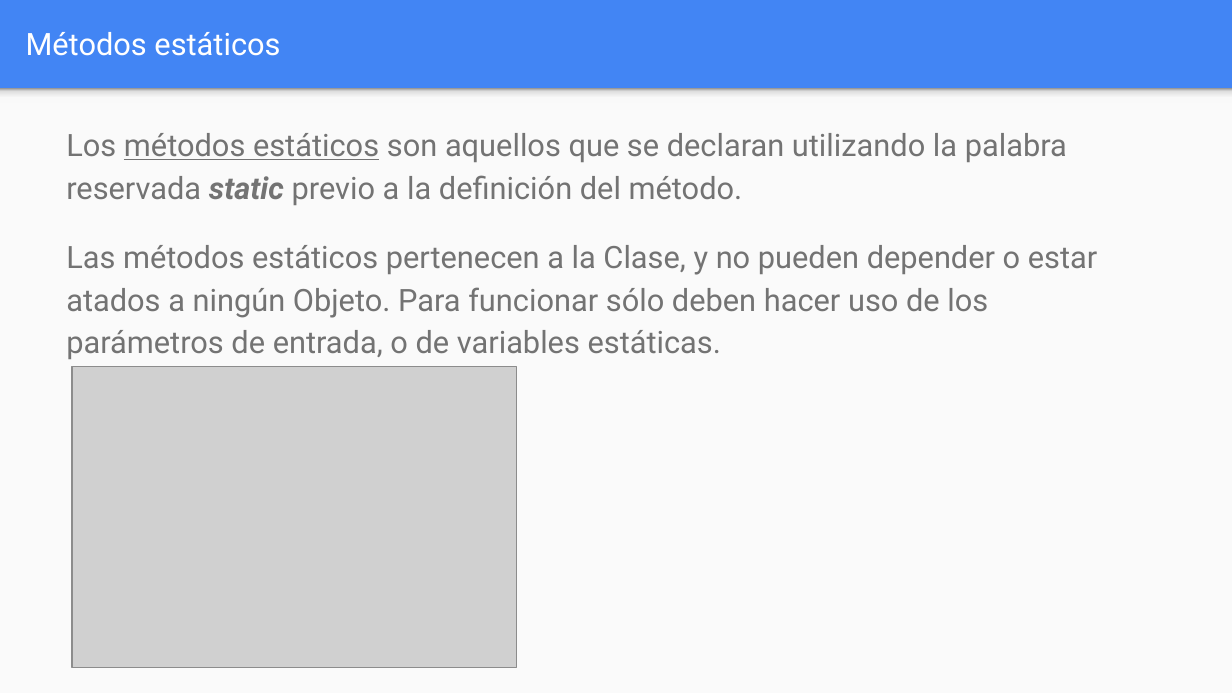
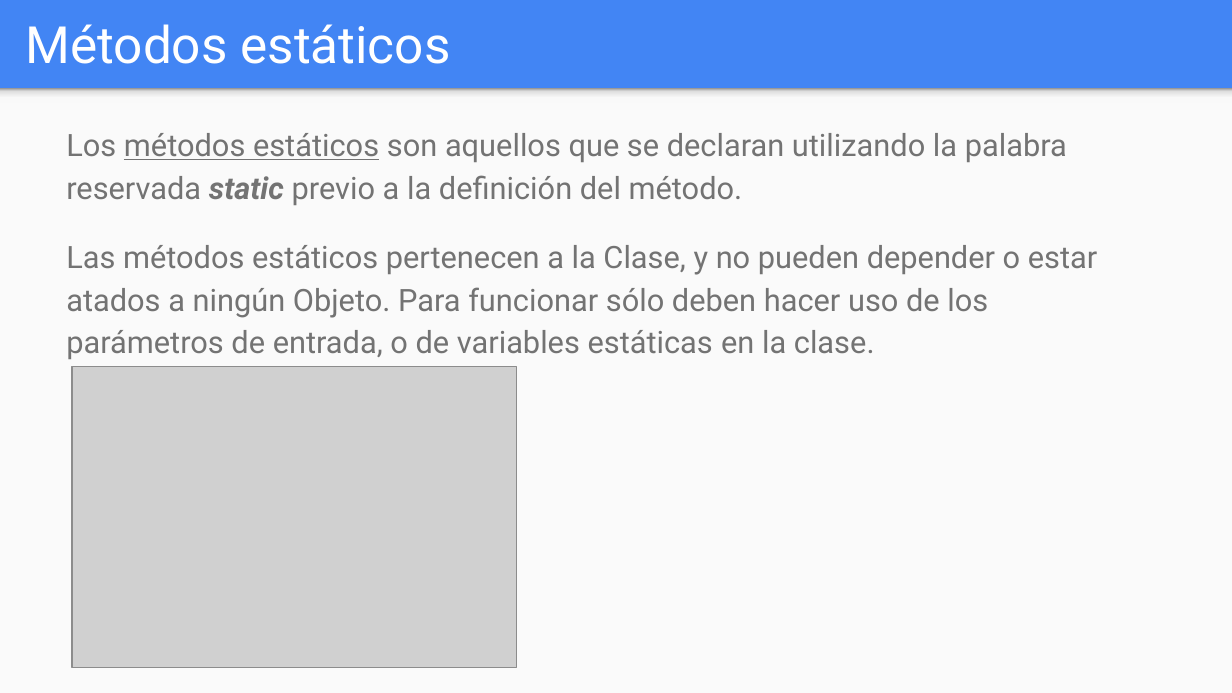
Before and after one commit to OMardil/INFO2, a slide deck: slide 12 of MOD06_Variables_y_metodos_estaticos/01 Presentacion/INFO2_MOD06-Variables_y_metodos_estaticos.pptx (slide 8 before the commit). Drawn at 1232x693 pixels with LibreOffice and Linux fonts; fonts in the diff are those of the drawing; grey boxes stand for pictures. Boxes give left, top, right and bottom in pixels: in the first picture for what was removed or moved away, otherwise in the second. Text is boxed around its words. In the diff, an @@ line names an element or a change of style, - is before the commit and + after.

```diff
--- a/MOD06_Variables_y_metodos_estaticos/01 Presentacion/INFO2_MOD06-Variables_y_metodos_estaticos.pptx
+++ b/MOD06_Variables_y_metodos_estaticos/01 Presentacion/INFO2_MOD06-Variables_y_metodos_estaticos.pptx
@@ title "Métodos estáticos" at [26,24,450,64]: size 18 to 30 pt @@
@@ text at [66,245,1097,359]: text changed @@
-Las métodos estáticos pertenecen a la Clase, y no pueden depender o estar atados a ningún Objeto. Para funcionar sólo deben hacer uso de los parámetros de entrada, o de variables estáticas.
+Las métodos estáticos pertenecen a la Clase, y no pueden depender o estar atados a ningún Objeto. Para funcionar sólo deben hacer uso de los parámetros de entrada, o de variables estáticas en la clase.
```
Also in this commit, not shown: 8 other slides changed, 5 slides added, 1 slide removed, 9 other files.
